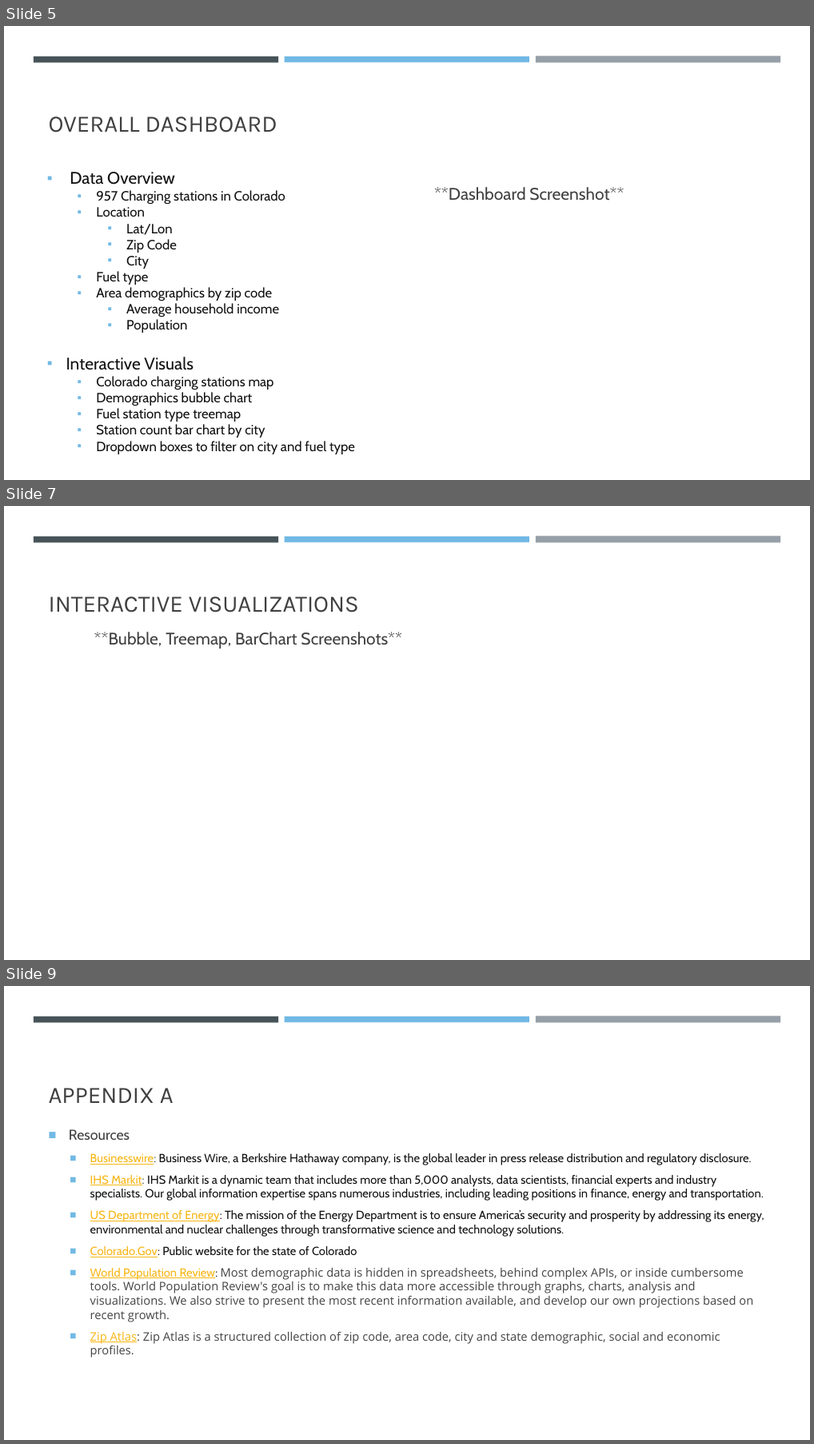
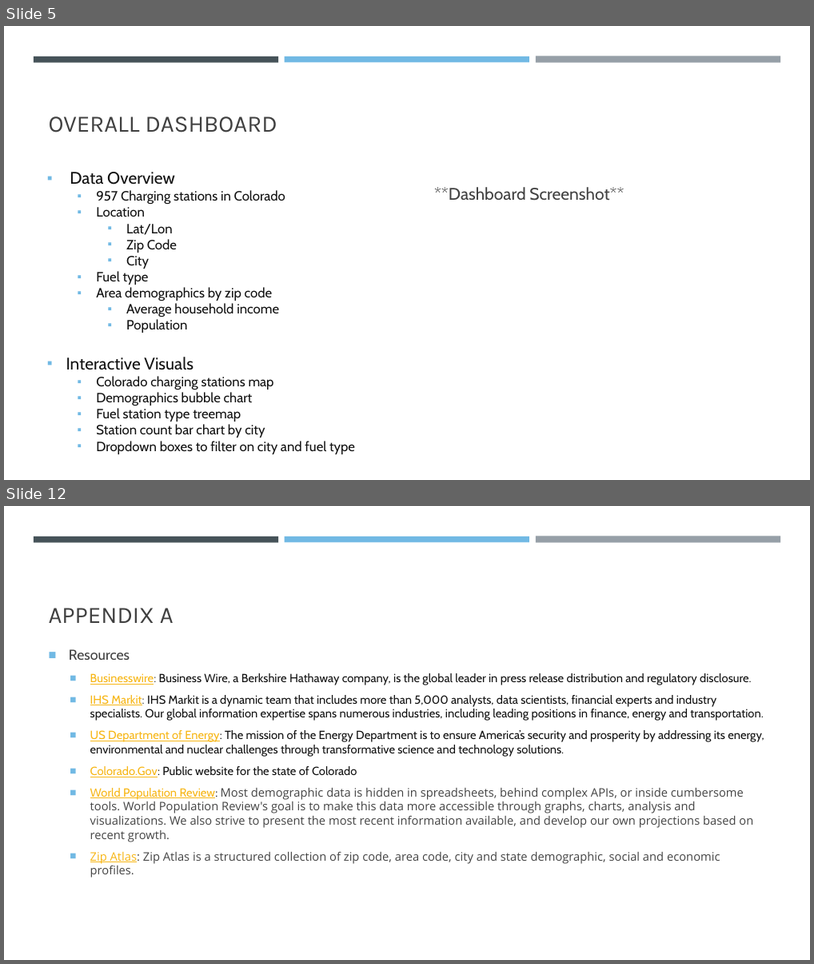
Before and after one commit to gabeo13/Colorado-Alternative-Fuel, a slide deck: Alternative Fuel Station Project.pptx. Shown one above the other, each under a label of ours: slides 5, 7 and 9 before the commit, slides 5 and 12 after it; the slides between them are not shown. The pictures are 814x1444 and 814x964 pixels, drawn with LibreOffice and Linux fonts; fonts in the diff are those of the drawing. Boxes give left, top, right and bottom in pixels: in the first picture for what was removed or moved away, otherwise in the second. Text is boxed around its words. In the diff, an @@ line names an element or a change of style, - is before the commit and + after.

```diff
--- a/Alternative Fuel Station Project.pptx
+++ b/Alternative Fuel Station Project.pptx
@@ slide 7 removed at [4,506,810,960], background #FFFFFF; not listed: 3 template elements that a slide beside it also shows @@
@@ title removed at [49,596,359,612] @@
-INTERACTIVE VISUALIZATIONS
@@ text removed at [94,632,402,648] @@
-**Bubble, Treemap, BarChart Screenshots**
@@ what was slide 9 is now slide 12 @@
```
Also in this commit, not shown: 3 slides changed, 4 slides added, 1 other file.
